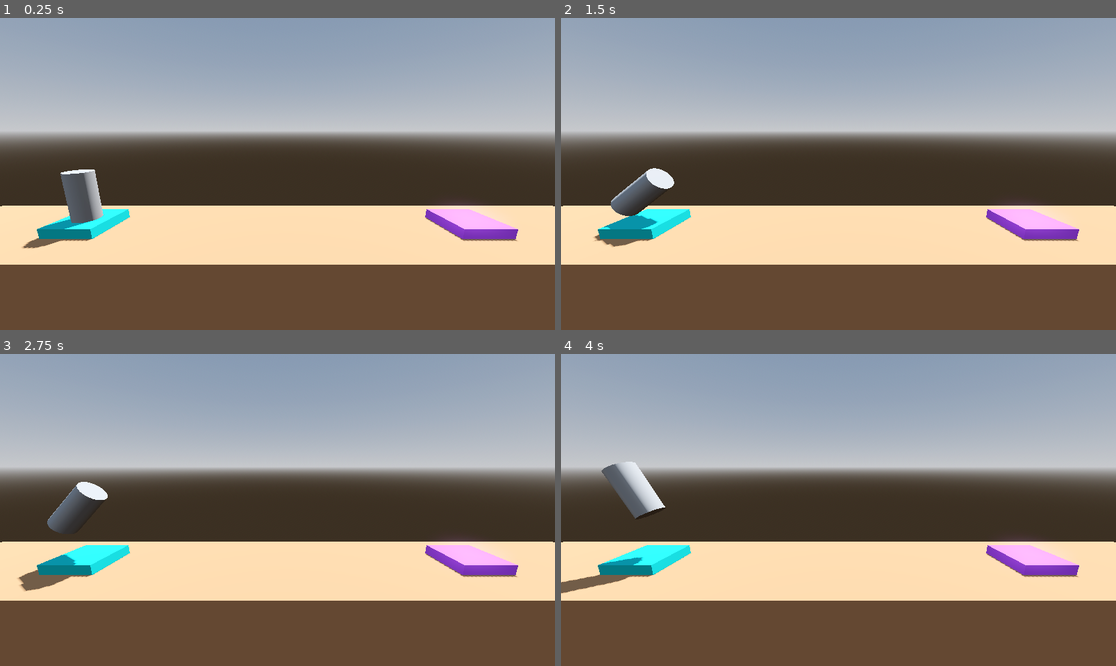
Above: before the commit, frames 1-4 (two rows, left to right).
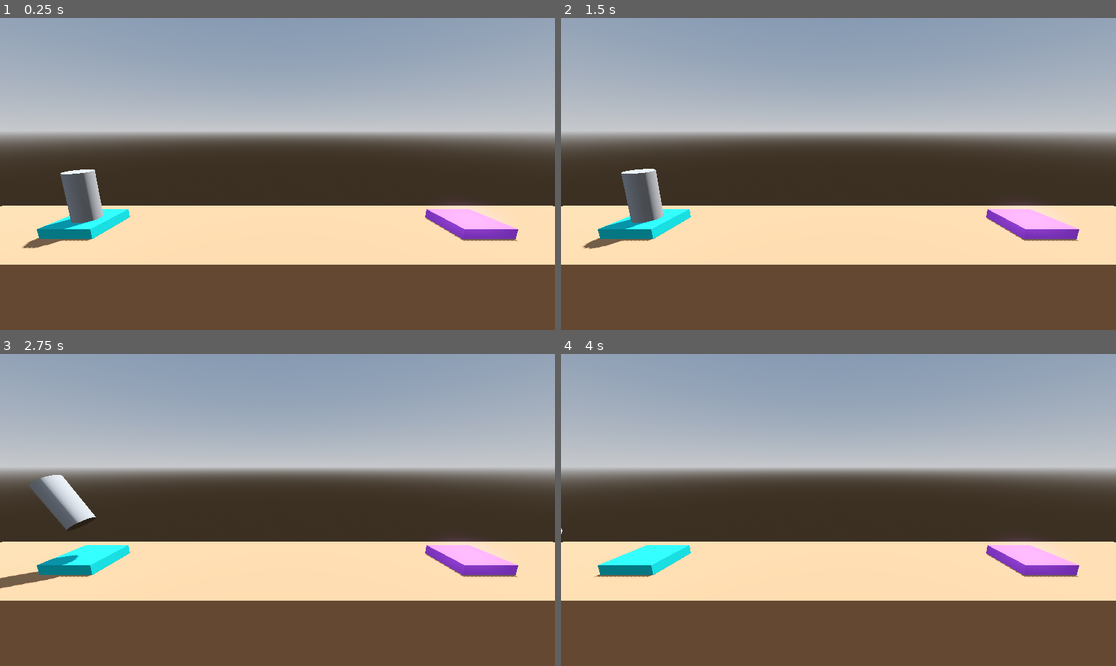
Above: after the commit, the same moments.

Repository: wdthor/ProjectBoost
Game: Godot game, scene res://scenes/level.tscn
Two runs of this game, one before a commit and one after it. Both use one fixed random seed, a clock stepped at 60 frames per second and the inputs below. This scene is started directly instead of the project's main scene.
Inputs:
- Up to frame 1 (0.25 s): no input
- Up to frame 2 (1.5 s): tap Enter (ui_accept) at 0.5, 1.35 s; hold Enter (ui_accept) 0.53-1.28 s; hold Right (ui_right) from 0.53 s (still down)
- Up to frame 3 (2.75 s): tap Enter (ui_accept) at 1.52, 1.82 s; release Right (ui_right) at 2.03 s; hold Left (ui_left) from 2.03 s (still down); hold Enter (ui_accept) from 2.03 s (still down)
- Up to frame 4 (4 s): keep holding Left (ui_left); release Enter (ui_accept) at 2.78 s; tap Enter (ui_accept) at 2.85, 3.02, 3.32 s; hold Enter (ui_accept) from 3.53 s (still down)

The runs differ from the first frame. In frame 1, less than 0.1% of the frame differs, in the area x 7-17%, y 48-74%; in frame 2, 1.4%; in frame 3, 1.7%, in the area x 0-20%, y 38-77%; in frame 4, 1.5%.

Commit message:
6.RigidBody3D and Physics * Change Node3D from the Player Node to a RigidBody3D * Apply position and rotational force to the Player * lock linear_z, angular_x and angular_y params

Diff:
--- a/scenes/player.tscn
+++ b/scenes/player.tscn
@@ -1,12 +1,22 @@
-[gd_scene load_steps=3 format=3 uid="uid://ba4m0fnttf7qw"]
+[gd_scene load_steps=4 format=3 uid="uid://ba4m0fnttf7qw"]
 
 [ext_resource type="Script" path="res://scripts/Player.gd" id="1_k3isy"]
 
 [sub_resource type="CylinderMesh" id="CylinderMesh_knfg7"]
 
-[node name="Player" type="Node3D"]
+[sub_resource type="CylinderShape3D" id="CylinderShape3D_xd782"]
+
+[node name="Player" type="RigidBody3D"]
 transform = Transform3D(1, 0, 0, 0, 1, 0, 0, 0, 1, 0, -0.0955302, 0)
+axis_lock_linear_z = true
+axis_lock_angular_x = true
+axis_lock_angular_y = true
+linear_damp = 1.0
+angular_damp = 3.0
 script = ExtResource("1_k3isy")
 
 [node name="MeshInstance3D" type="MeshInstance3D" parent="."]
 mesh = SubResource("CylinderMesh_knfg7")
+
+[node name="CollisionShape3D" type="CollisionShape3D" parent="."]
+shape = SubResource("CylinderShape3D_xd782")
--- a/scripts/Player.gd
+++ b/scripts/Player.gd
@@ -1,9 +1,15 @@
-extends Node3D
+extends RigidBody3D
 
 func _process(delta: float) -> void:
 	if Input.is_action_pressed("ui_accept"):
-		position.y += delta
+		#Vector3.UP will move the object globally (from the global perspective)
+		#apply_central_force(Vector3.UP * delta * 1000.0)
+		#basis.y will move the object locally (from the node perspective)
+
+		# apply_central_force() applies a directional force without affecting rotation.
+		apply_central_force(basis.y * delta * 1000.0)
 	if Input.is_action_pressed("ui_left"):
-		rotate_z(delta)
+		# apply_torque applies a rotational force without affecting position
+		apply_torque(Vector3(0.0, 0.0, 100.0 * delta))
 	if Input.is_action_pressed("ui_right"):
-		rotate_z(-delta)
+		apply_torque(Vector3(0.0, 0.0, -100.0 * delta))
